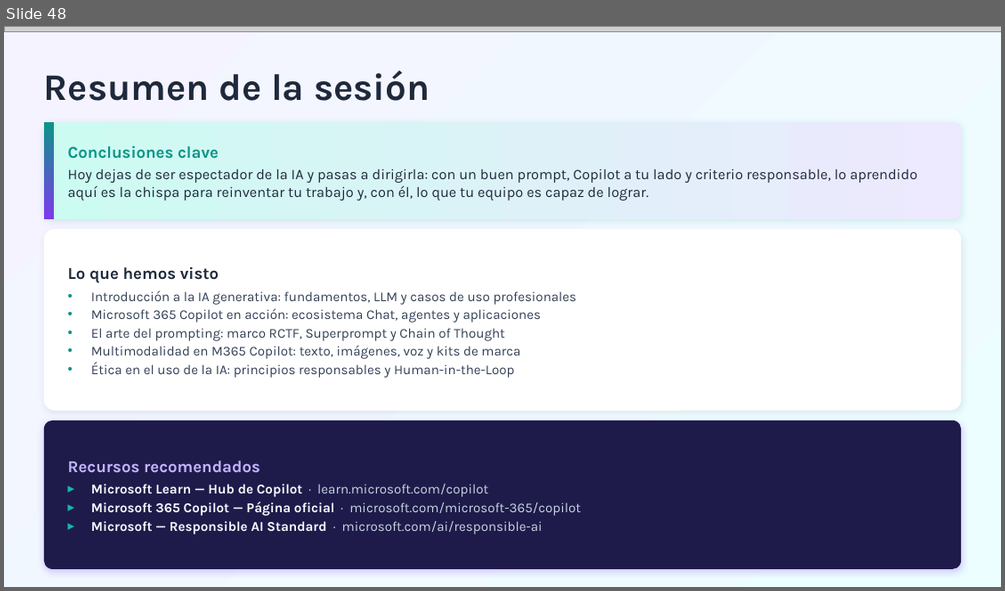
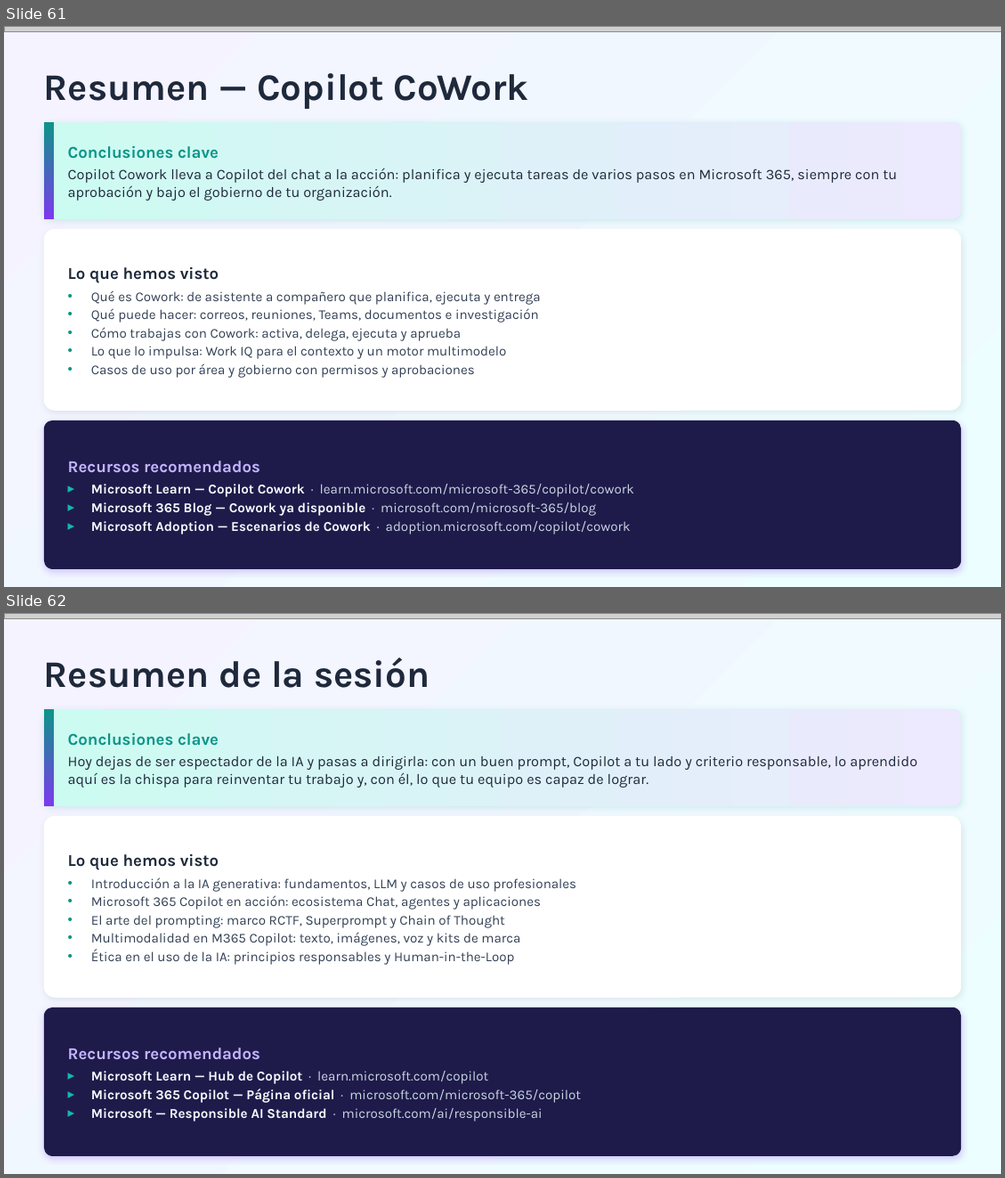
Before and after one commit to quizeth/Labs, a slide deck: IA y Copilot para business professionals/IA Generativa y Microsoft Copilot para profesionales.pptx. Shown one above the other, each under a label of ours: slide 48 before the commit, slides 61 and 62 after it. The pictures are 1005x591 and 1005x1178 pixels, drawn with LibreOffice and Linux fonts; fonts in the diff are those of the drawing; grey boxes stand for pictures. Boxes give left, top, right and bottom in pixels: in the first picture for what was removed or moved away, otherwise in the second. Text is boxed around its words. In the diff, an @@ line names an element or a change of style, - is before the commit and + after.

```diff
--- a/IA y Copilot para business professionals/IA Generativa y Microsoft Copilot para profesionales.pptx
+++ b/IA y Copilot para business professionals/IA Generativa y Microsoft Copilot para profesionales.pptx
@@ slide 61 added at [4,26,1001,587], background gradient #F5F3FF to #ECFEFF @@
@@ picture added at [4,26,1001,32] @@
@@ text added at [44,73,529,109], 36 pt, text #1E293B, bold @@
+Resumen — Copilot CoWork
@@ rounded rectangle added at [44,122,961,219], fill gradient #CCFBF1 to #EDE9FE @@
@@ rectangle added at [44,122,53,219], fill gradient #0D9488 to #7C3AED @@
@@ text added at [68,146,897,200], 14 pt, text #1E293B @@
+Conclusiones clave
+Copilot Cowork lleva a Copilot del chat a la acción: planifica y ejecuta tareas de varios pasos en Microsoft 365, siempre con tu aprobación y bajo el gobierno de tu organización.
@@ rounded rectangle added at [44,229,961,410], fill #FFFFFF @@
@@ text added at [68,267,541,378], 13 pt, text #334155 @@
+Lo que hemos visto
+• Qué es Cowork: de asistente a compañero que planifica, ejecuta y entrega
+• Qué puede hacer: correos, reuniones, Teams, documentos e investigación
+• Cómo trabajas con Cowork: activa, delega, ejecuta y aprueba
+• Lo que lo impulsa: Work IQ para el contexto y un motor multimodelo
+• Casos de uso por área y gobierno con permisos y aprobaciones
@@ rounded rectangle added at [44,420,961,569], fill #1E1B4B @@
@@ text added at [68,460,634,534], 13 pt, text #CBD5E1 @@
+Recursos recomendados
+▸ Microsoft Learn — Copilot Cowork · learn.microsoft.com/microsoft-365/copilot/cowork
+▸ Microsoft 365 Blog — Cowork ya disponible · microsoft.com/microsoft-365/blog
+▸ Microsoft Adoption — Escenarios de Cowork · adoption.microsoft.com/copilot/cowork
@@ what was slide 48 is now slide 62 @@
```
Also in this commit, not shown: 8 slides changed, 13 other slides added.
